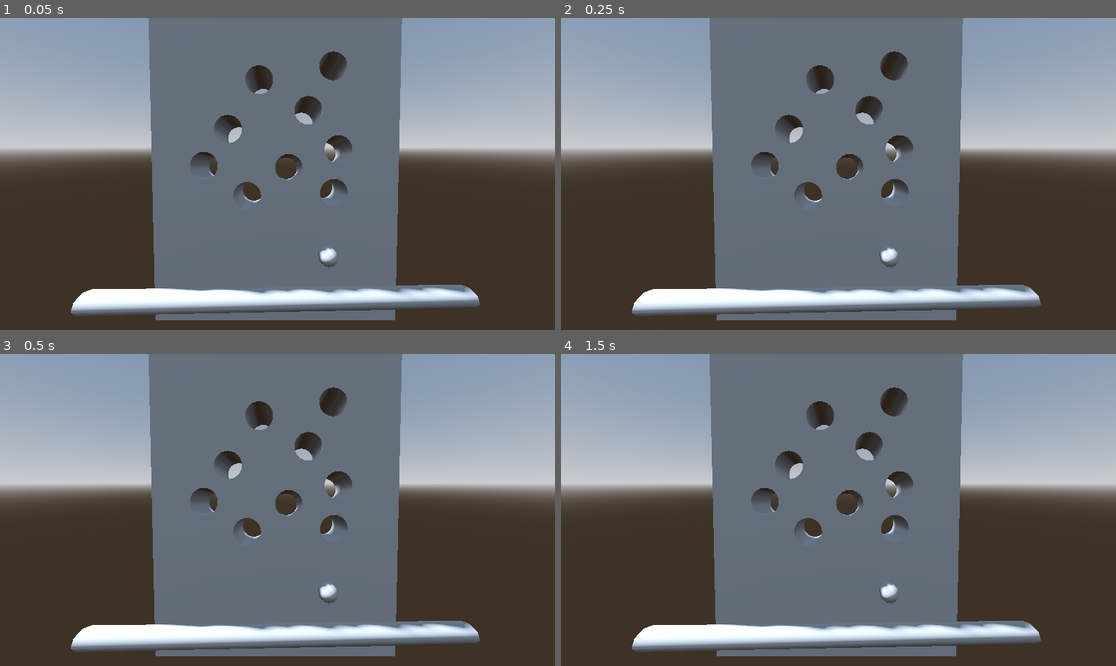
Above: before the commit, frames 1-4 (two rows, left to right).
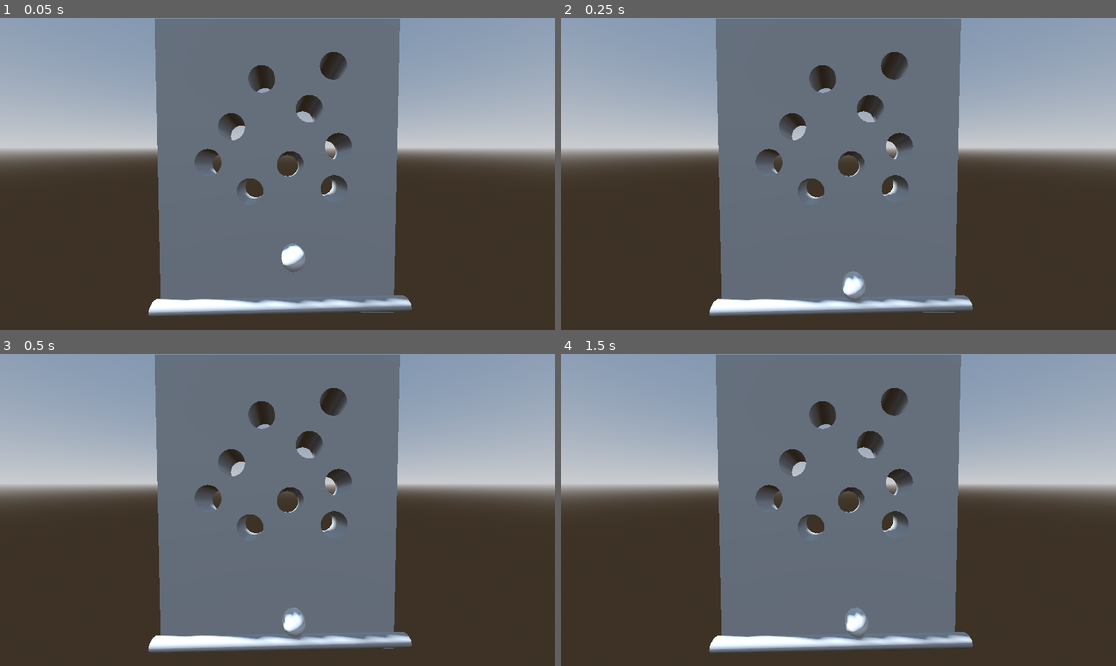
Above: after the commit, the same moments.

Repository: theconmen/ice-cold-beer
Game: Godot game, scene res://root.tscn
The game is run twice, just before and just after one commit, with the same random seed, the same clock (stepped at 60 frames per second) and the same inputs.
Inputs:
- Up to frame 1 (0.05 s): no input
- Up to frame 2 (0.25 s): no input
- Up to frame 3 (0.5 s): no input
- Up to frame 4 (1.5 s): tap Enter at 1.25 s

The runs differ from the first frame. In frame 1, 9.0% of the frame differs, in the area x 12-87%, y 0-97%; in frame 2, 8.9%; in frame 3, 8.9%; in frame 4, 8.8%.

Commit message:
Started on physics collisions of ball and bar

Diff:
--- a/root.tscn
+++ b/root.tscn
@@ -11,6 +11,17 @@
 background_mode = 2
 sky = SubResource("Sky_pq8q7")
 tonemap_mode = 2
+
+[sub_resource type="PhysicsMaterial" id="PhysicsMaterial_vho56"]
+
+[sub_resource type="StandardMaterial3D" id="StandardMaterial3D_vho56"]
+metallic = 1.0
+
+[sub_resource type="SphereShape3D" id="SphereShape3D_vho56"]
+
+[sub_resource type="CylinderShape3D" id="CylinderShape3D_pq8q7"]
+height = 1.348
+radius = 0.034
 
 [node name="Root" type="Node3D"]
 
@@ -27,9 +38,37 @@
 [node name="WorldEnvironment" type="WorldEnvironment" parent="World"]
 environment = SubResource("Environment_pyidc")
 
+[node name="Ball" type="RigidBody3D" parent="."]
+transform = Transform3D(1, 0, 0, 0, 1, 0, 0, 0, 1, 0.521623, 0.0700372, -0.0532208)
+mass = 0.155
+physics_material_override = SubResource("PhysicsMaterial_vho56")
+
+[node name="CSGSphere3D" type="CSGSphere3D" parent="Ball"]
+transform = Transform3D(0.14, 0, 0, 0, 0.131, 0, 0, 0, 0.131, -0.240149, 1.25364, 0.136941)
+material = SubResource("StandardMaterial3D_vho56")
+
+[node name="CollisionShape3D" type="CollisionShape3D" parent="Ball"]
+transform = Transform3D(0.137, 0, 0, 0, 0.137, 0, 0, 0, 0.137, -0.24, 1.254, 0.137)
+shape = SubResource("SphereShape3D_vho56")
+
+[node name="Bar" type="RigidBody3D" parent="."]
+transform = Transform3D(1, 0, 0, 0, 1, 0, 0, 0, 1, 0.00802624, 0.00398338, 0.000215888)
+mass = 100.0
+gravity_scale = 0.0
+
+[node name="CSGCylinder3D" type="CSGCylinder3D" parent="Bar"]
+transform = Transform3D(0.998496, 0.038612, -0.0389147, -0.0379598, -0.025163, -0.998962, -0.0395511, 0.998937, -0.0236594, 0.242135, 1.05113, 0.0377549)
+radius = 0.034
+height = 1.348
+
+[node name="CollisionShape3D" type="CollisionShape3D" parent="Bar"]
+transform = Transform3D(0.998268, 0.0378924, -0.0387506, -0.0378176, -0.0250309, -0.998709, -0.0388236, 0.998706, -0.0235607, 0.242, 1.051, 0.038)
+shape = SubResource("CylinderShape3D_pq8q7")
+
 [node name="GameBoard" type="CSGCombiner3D" parent="."]
-transform = Transform3D(1, 0, 0, 0, 1, 0, 0, 0, 1, 0.00165999, 0.00823057, -0.0344595)
+transform = Transform3D(1, 0, 0, 0, 1, 0, 0, 0, 1, 0.0323042, 0.0238165, -0.0232814)
 operation = 2
+use_collision = true
 
 [node name="MainGame" type="CSGBox3D" parent="GameBoard"]
 transform = Transform3D(0.995801, 0.152253, 0, -0.143497, 1.05656, 0, 0, 0, 1.00609, 0.529782, 1.71499, 0.0241716)
@@ -99,15 +138,3 @@
 radius = 0.0776367
 height = 0.668335
 sides = 24
-
-[node name="Ball" type="Node3D" parent="."]
-
-[node name="CSGSphere3D" type="CSGSphere3D" parent="Ball"]
-transform = Transform3D(0.1, 0, 0, 0, 0.1, 0, 0, 0, 0.1, 0.280968, 1.32203, 0.265549)
-
-[node name="Bar" type="Node3D" parent="."]
-
-[node name="CSGCylinder3D" type="CSGCylinder3D" parent="Bar"]
-transform = Transform3D(1.42033, 0.0549247, -0.0553536, -0.0539953, -0.0357927, -1.421, -0.0562605, 1.42096, -0.0336539, 0.212357, 1.13797, 0.0438645)
-radius = 0.034
-height = 1.348
Not shown: 1 places in root.tscn that only renumber resources
